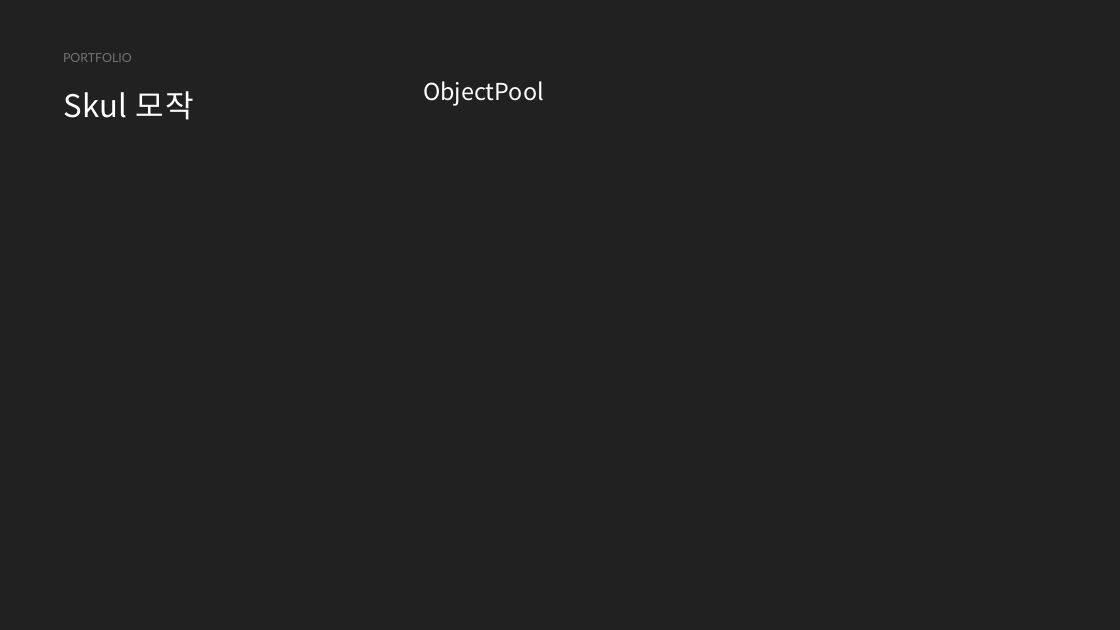
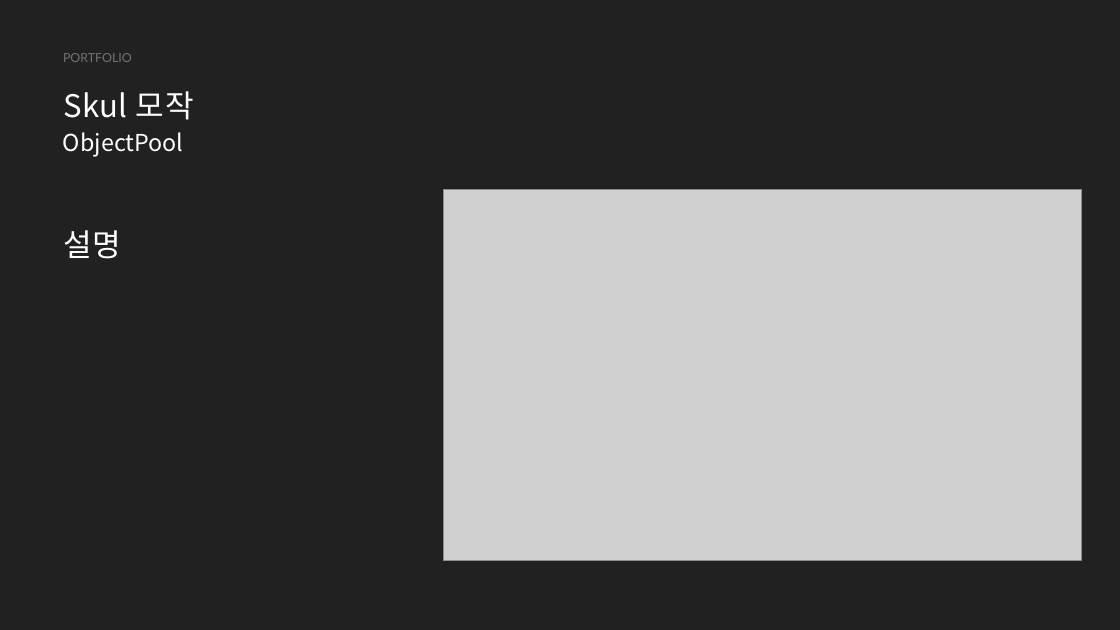
Before and after one commit to hanabi2356/Skul, a slide deck: slide 9 of 포트폴리오.pptx. Drawn at 1120x630 pixels with LibreOffice and Linux fonts; fonts in the diff are those of the drawing; grey boxes stand for pictures. Boxes give left, top, right and bottom in pixels: in the first picture for what was removed or moved away, otherwise in the second. Text is boxed around its words. In the diff, an @@ line names an element or a change of style, - is before the commit and + after.

```diff
--- a/포트폴리오.pptx
+++ b/포트폴리오.pptx
@@ text "ObjectPool": place and size @@
-text "ObjectPool" at <box>423,81,544,106</box>
+text "ObjectPool" at <box>63,132,184,157</box>
@@ picture added at <box>444,189,1081,561</box> @@
@@ text added at <box>63,230,121,259</box>, 40 pt, text #FFFFFF @@
+설명
```
Also in this commit, not shown: 6 other slides changed.
